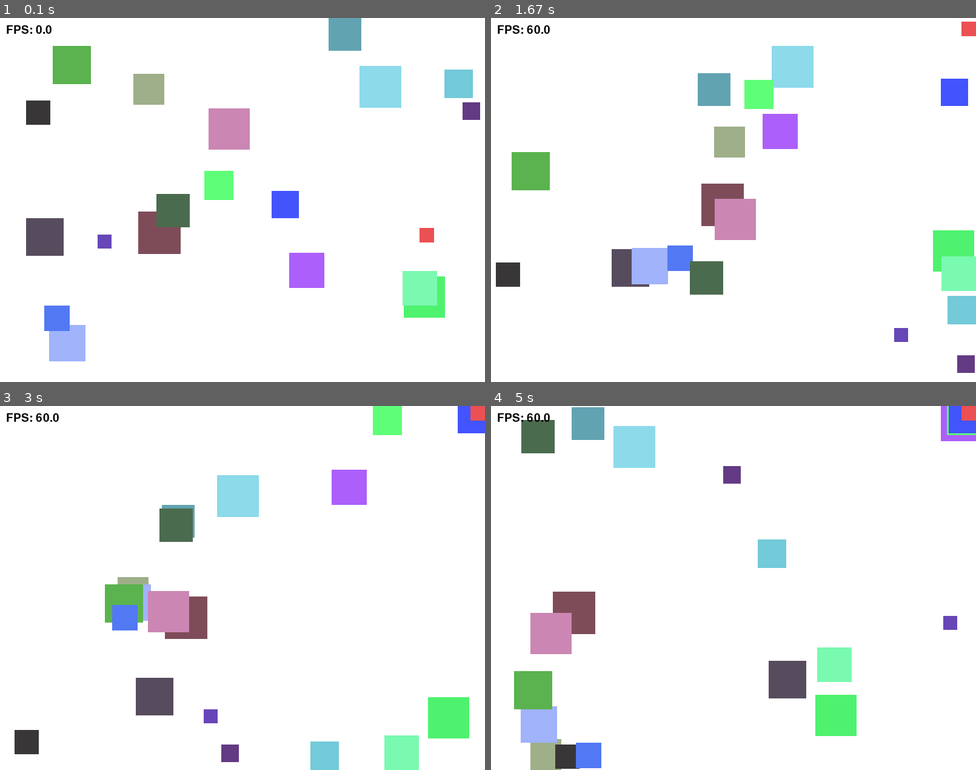
Above: before the commit, frames 1-4 (two rows, left to right).
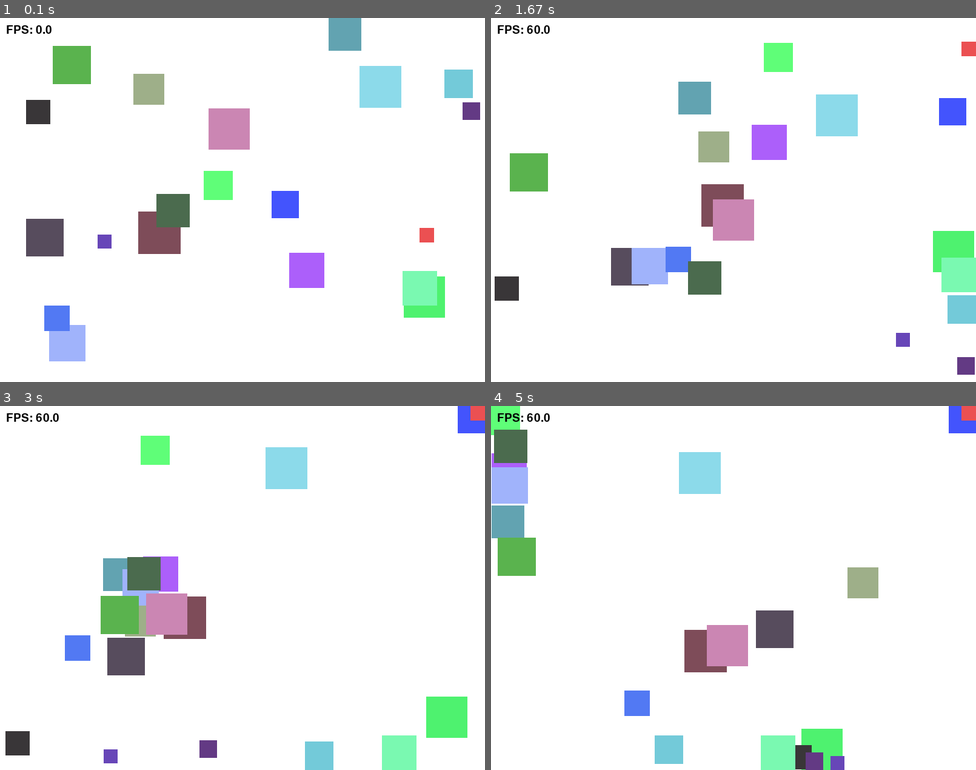
Above: after the commit, the same moments.

Repository: kangyoussef95-max/lab8-pygame
Game: pygame game, started from main.py
The game is run twice, just before and just after one commit, with the same random seed, the same clock (stepped at 60 frames per second) and the same inputs.
Inputs:
- Up to frame 1 (0.1 s): no input
- Up to frame 2 (1.67 s): no input
- Up to frame 3 (3 s): no input
- Up to frame 4 (5 s): no input

The runs differ from the first frame. In frame 1, less than 0.1% of the frame differs, in the area x 5-49%, y 22-66%; in frame 2, 6.8%; in frame 3, 10%; in frame 4, 19%, in the area x 0-100%, y 0-100%.

Commit message:
exam: init - MY_EXAM.md

Diff:
--- /dev/null
+++ b/boids_exam.py
@@ -0,0 +1,217 @@
+import pygame
+import random
+import math
+from typing import List, Tuple
+
+
+class Config:
+    WIDTH: int = 800
+    HEIGHT: int = 600
+
+    NUM_BOIDS: int = 200
+    BOID_SIZE: int = 5
+    BOID_SPEED_MIN: int = 200  # Pixels per second
+    BOID_SPEED_MAX: int = 300  # Pixels per second
+
+    # TODO: Use the following parameters to implement the three main boid behaviors: separation, alignment, and cohesion
+    # Use the *_DISTANCE parameters in the _separation, _alignment, and _cohesion methods to determine which nearby boids to consider for each behavior.
+    # Use the *_STEER_STRENGTH parameters when applying the steering forces in the update() method.
+    # You may have to adjust these parameters to get good results, but they should be a good starting point for tuning the behaviors.
+
+    # Separation is the behavior where boids steer away from nearby boids to avoid crowding
+    SEPARATION_ON: bool = False  # Toggle separation behavior on/off
+    SEPARATION_DISTANCE: int = BOID_SIZE * 15  # Minimum distance to maintain from other boids
+    SEPARATION_STEER_STRENGTH: float = 5 # How strongly boids steer away from neighbors (vector-based)
+
+    # Alignment is the behavior where boids steer toward the average direction of nearby boids
+    ALIGNEMENT_ON: bool = False  # Toggle alignment behavior on/off
+    ALIGNMENT_DISTANCE: int = BOID_SIZE * 100  # Distance within which to consider neighbors for alignment
+    ALIGNEMENT_STEER_STRENGTH: float = .8  # How strongly boids steer toward average direction of neighbors (vector-based)
+
+    # Cohesion is the behavior where boids steer toward the average position of nearby boids
+    COHESION_ON: bool = False  # Toggle cohesion behavior on/off
+    COHESION_DISTANCE: int = BOID_SIZE * 50  # Distance within which to consider neighbors for cohesion
+    COHESION_STEER_STRENGTH: float = 5  # How strongly boids steer toward center of mass of neighbors (vector-based)
+
+    # Wall warp or bounce
+    WALL_BEHAVIOR: str = "bounce"  # "wrap" or "bounce"
+
+
+
+config = Config()
+
+# Main Boid class representing each boid in the simulation
+class Boid:
+    def __init__(self) -> None:
+        self.x: float = random.randint(0, config.WIDTH)
+        self.y: float = random.randint(0, config.HEIGHT)
+        self.speed: float = random.uniform(config.BOID_SPEED_MIN, config.BOID_SPEED_MAX)
+        angle: float = random.uniform(0, 2 * math.pi)
+        self.vx: float = self.speed * math.cos(angle)
+        self.vy: float = self.speed * math.sin(angle)
+
+
+    # TODO: Implement speed clamping to ensure boids don't exceed max speed
+    def _clampSpeed(self) -> None:
+        pass
+
+    # TODO: Implement Screen Wrapping
+    # Screen wrapping: if a boid goes off one edge of the screen,
+    # it should reappear on the opposite edge
+    def _screen_wrap(self) -> None:
+        pass
+
+    # Default wall behavior is bounce: if a boid hits the edge of the screen,
+    # it should bounce back in the opposite direction
+    def _screen_bounce(self) -> None:
+        if self.x < config.BOID_SIZE or self.x > config.WIDTH - config.BOID_SIZE:
+            self.vx = -self.vx
+            self.x = max(config.BOID_SIZE, min(self.x, config.WIDTH - config.BOID_SIZE))
+        if self.y < config.BOID_SIZE or self.y > config.HEIGHT - config.BOID_SIZE:
+            self.vy = -self.vy
+            self.y = max(config.BOID_SIZE, min(self.y, config.HEIGHT - config.BOID_SIZE))
+
+    # TODO: Implement Random Steering of the velocity vector to create more natural movement
+    def _random_steer(self, spread: float = 0.2) -> None:
+        # # Randomly steer a bit to create more natural movement
+        pass
+
+
+    # TODO: Implement the three main boid behaviors: separation, alignment, and cohesion
+
+    # Separation: steer away from nearby boids to avoid crowding:
+    # _separation returns a vector pointing away from nearby boids
+    # Explanation: For each nearby boid, calculate a vector pointing away from it,
+    # inversely proportional to the distance.
+    # Then sum these vectors to get the overall separation steering force.
+    def _separation(self, boids: List['Boid']) -> pygame.Vector2:
+        steer : pygame.Vector2 = pygame.Vector2(0, 0)
+        return steer
+
+    # Alignment: steer toward the average direction of nearby boids:
+    # _alignment returns a vector pointing in the average direction of nearby boids
+    # Explanation: For each nearby boid, get its velocity vector and sum them up.
+    # Then divide by the number of nearby boids to get the average velocity,
+    # and subtract the current boid's velocity to get the alignment steering force.
+    def _alignment(self, boids: List['Boid']) -> pygame.Vector2:
+        steer : pygame.Vector2 = pygame.Vector2(0, 0)
+        return steer
+
+    # Cohesion: steer toward the average position of nearby boids:
+    # _cohesion returns a vector pointing toward the average position of nearby boids
+    # Explanation: For each nearby boid, get its position and sum them up.
+    # Then divide by the number of nearby boids to get the average position,
+    # and subtract the current boid's position to get the cohesion steering force.
+    def _cohesion(self, boids: List['Boid']) -> pygame.Vector2:
+        steer : pygame.Vector2 = pygame.Vector2(0, 0)
+        return steer
+
+
+    # TODO: Use _random_steer, _separation, _alignment and _cohesion in update()
+    def update(self, boids: List['Boid'], dt: int) -> None:
+        # dt is in milliseconds, convert to seconds for physics calculations, when applying steering forces
+        # and the speed which are in pixels per second
+        dt_seconds: float = dt / 1000.0
+
+        # TODO: Use _random_steer, _separation, _alignment and _cohesion in update()
+        # Explanation:
+        # Use the _separation, _alignment, and _cohesion methods to calculate the steering forces based on nearby boids.
+        # Use the flags in the Config class to determine which behaviors are active
+        # and apply the corresponding steering forces to the boid's velocity
+        # using the defined strengths (*_STEER_STRENGTH) for each behavior.
+
+        self._random_steer()
+
+        # Update the boid's position based on its velocity.
+        self.x += self.vx * dt_seconds
+        self.y += self.vy * dt_seconds
+
+        # Last, handle wall behavior (bounce or wrap)
+        if config.WALL_BEHAVIOR == "bounce":
+            self._screen_bounce()
+        else:
+            self._screen_wrap()
+
+
+    # Draw boid as a triangle pointing in the direction of velocity
+    def draw(self, screen: pygame.Surface) -> None:
+        arrow_spread_angle: float = 2.5  # Radians between the two back points of the triangle
+        angle: float = math.atan2(self.vy, self.vx)
+        points: List[Tuple[float, float]] = [
+            (self.x + math.cos(angle) * config.BOID_SIZE, self.y + math.sin(angle) * config.BOID_SIZE),
+            (self.x + math.cos(angle + arrow_spread_angle) * config.BOID_SIZE, self.y + math.sin(angle + arrow_spread_angle) * config.BOID_SIZE),
+            (self.x + math.cos(angle - arrow_spread_angle) * config.BOID_SIZE, self.y + math.sin(angle - arrow_spread_angle) * config.BOID_SIZE),
+        ]
+        pygame.draw.polygon(screen, (255, 255, 255), points)
+
+# Draw HUD (Heads Up Display) with FPS and behavior statuses
+def draw_hud(screen: pygame.Surface, font: pygame.font.Font, config: Config, fps: float) -> None:
+    # Draw separation status and alignment and FPS on the screen
+    text: str = f"FPS: {fps:.2f}   (Press 'ESC' or 'Q' to quit)"
+    img: pygame.Surface = font.render(text, True, (255, 255, 255))
+    screen.blit(img, (10, 10))
+    text: str = f"Separation: {'ON' if config.SEPARATION_ON else 'OFF'} - Press 'S' to toggle"
+    img = font.render(text, True, (255, 255, 255))
+    screen.blit(img, (10, 25))
+    text: str = f"Alignment: {'ON' if config.ALIGNEMENT_ON else 'OFF'} - Press 'A' to toggle"
+    img = font.render(text, True, (255, 255, 255))
+    screen.blit(img, (10, 40))
+    text: str = f"Cohesion: {'ON' if config.COHESION_ON else 'OFF'} - Press 'C' to toggle"
+    img = font.render(text, True, (255, 255, 255))
+    screen.blit(img, (10, 55))
+    text: str = f"Wall Behavior: {config.WALL_BEHAVIOR.capitalize()} - Press 'W' to toggle"
+    img = font.render(text, True, (255, 255, 255))
+    screen.blit(img, (10, 70))
+
+
+# Main function to run the simulation
+def run_simulation() -> None:
+
+    # Initialize Pygame and create screen, clock, and font
+    pygame.init()
+    screen: pygame.Surface = pygame.display.set_mode((Config.WIDTH, Config.HEIGHT))
+    clock: pygame.time.Clock = pygame.time.Clock()
+    font: pygame.font.Font = pygame.font.SysFont(None, 18)
+
+    # Create boids
+    boids: List[Boid] = [Boid() for _ in range(Config.NUM_BOIDS)]
+
+    # Main loop
+    running: bool = True
+    while running:
+        dt: int = clock.tick(60)  # Elapsed time in milliseconds since last frame
+        fps: float = clock.get_fps() # Current frames per second
+
+        # Screen clearing
+        screen.fill((0, 0, 0))
+
+        # Handle events
+        for event in pygame.event.get():
+            if event.type == pygame.QUIT:
+                running = False
+            if event.type == pygame.KEYDOWN:
+                if event.key == pygame.K_ESCAPE or event.key == pygame.K_q:
+                    running = False
+                if event.key == pygame.K_s:
+                    config.SEPARATION_ON = not config.SEPARATION_ON
+                if event.key == pygame.K_a:
+                    config.ALIGNEMENT_ON = not config.ALIGNEMENT_ON
+                if event.key == pygame.K_c:
+                    config.COHESION_ON = not config.COHESION_ON
+                if event.key == pygame.K_w:
+                    config.WALL_BEHAVIOR = "bounce" if config.WALL_BEHAVIOR == "wrap" else "wrap"
+
+        # Update and draw boids in one loop
+        for boid in boids:
+            boid.update(boids, dt)
+            boid.draw(screen)
+
+        # Draw HUD (Heads Up Display) with FPS and behavior statuses
+        draw_hud(screen, font, config, fps)
+        pygame.display.flip()
+
+    pygame.quit()
+
+# Main entry point to run the simulation
+if __name__ == "__main__":
+    run_simulation()
--- a/main.py
+++ b/main.py
@@ -18,8 +18,8 @@
 JITTER_ENABLED: bool = True
 FLEE_RADIUS: int = 150
 FLEE_STRENGTH: float = 0.25
-chase_RADIUS: int = 150
-chase_STRENGTH: float = 0.25
+CHASE_RADIUS: int = 150
+CHASE_STRENGTH: float = 0.25
 BASELINE_FPS: float = 60.0
 MIN_LIFESPAN: float = 30.0
 MAX_LIFESPAN: float = 180.0
@@ -54,8 +54,8 @@
         self.age: float = 0.0
         self.lifespan: float = random.uniform(MIN_LIFESPAN, MAX_LIFESPAN)
 
-        # Bigger squares are slower.
-        # Guard against divide-by-zero if min and max size are equal.
+        # Bigger squares get a lower speed cap so size and motion stay easy to compare.
+        # Guard against divide-by-zero if the size range collapses to one value.
         if MAX_SQUARE_SIZE == MIN_SQUARE_SIZE:
             self.max_speed: float = MAX_SPEED
         else:
@@ -84,39 +84,30 @@
         return SquareSnapshot(owner=self, x=self.x, y=self.y, size=self.size)
 
     def update_age(self, delta_time: float) -> None:
-        """Stub: track this square's elapsed lifetime."""
-        # TODO: Increase self.age by delta_time each frame.
+        """Increase this square's elapsed lifetime."""
         self.age += delta_time
 
     def is_dead(self) -> bool:
-        """Stub: decide whether this square reached end of life."""
-        # TODO: Return True when self.age >= self.lifespan.
-        if self.age >= self.lifespan:
-            return True
-        return False
+        """Return True when this square reaches the end of its lifespan."""
+        return self.age >= self.lifespan
 
     def should_apply_jitter(self, delta_time: float) -> bool:
-        """Stub: decide whether to jitter this frame or skip it."""
-        # TODO: Return True/False based on your strategy (every frame, or every now and then).
+        """Decide whether this square should jitter on the current frame."""
         if delta_time <= 0:
             return False
 
-        # Keep the original 10% chance at 60 FPS, but make it time-scaled.
+        # Keep the original 10% chance at 60 FPS, but scale it by elapsed time.
         chance_per_second = 0.1 * BASELINE_FPS
         chance_this_frame = min(1.0, chance_per_second * delta_time)
         return random.random() < chance_this_frame
 
     def compute_jitter_rotation(self, delta_time: float) -> float:
-        """Stub: return a small rotation angle in radians."""
-        # TODO: Return a small random angle, e.g. between -max_angle and +max_angle.
+        """Return a small random rotation angle in radians."""
         max_angle_degrees = 5.0 * delta_time * BASELINE_FPS
         return math.radians(random.uniform(-max_angle_degrees, max_angle_degrees))
 
     def rotate_velocity(self, angle_radians: float) -> None:
-        """Stub: rotate (vx, vy) by angle_radians while preserving speed."""
-        # TODO: Use a 2D rotation matrix to rotate self.vx/self.vy.
-        # vx' = vx*cos(a) - vy*sin(a)
-        # vy' = vx*sin(a) + vy*cos(a)
+        """Rotate (vx, vy) by angle_radians while preserving speed."""
         cos_a = math.cos(angle_radians)
         sin_a = math.sin(angle_radians)
 
@@ -127,174 +118,130 @@
         self.vy = new_vy
 
     def apply_jitter(self, delta_time: float) -> None:
-        """Stub: apply jitter as a small rotation of the speed vector."""
+        """Apply jitter as a small rotation of the speed vector."""
         if not JITTER_ENABLED:
             return
 
-        # TODO: If should_apply_jitter() is True, compute angle and rotate velocity.
-        # if self.should_apply_jitter():
-        #     angle = self.compute_jitter_rotation()
-        #     self.rotate_velocity(angle)
         if self.should_apply_jitter(delta_time):
             angle = self.compute_jitter_rotation(delta_time)
             self.rotate_velocity(angle)
 
     def clamp_speed(self) -> None:
-        """Clamp total velocity magnitude so it does not exceed this square's max_speed."""
+        """Clamp total velocity magnitude so it does not exceed the speed cap."""
         speed = math.hypot(self.vx, self.vy)
         if speed > self.max_speed and speed > 0:
             scale = self.max_speed / speed
             self.vx *= scale
             self.vy *= scale
 
-    def apply_fleeing(self, all_squares: list[SquareSnapshot], delta_time: float) -> None:
-        """Stub: push this square away from nearby larger squares."""
-        # TODO: Compute the center of this square.
-        # center_x = self.x + self.size / 2
-        # center_y = self.y + self.size / 2
+    def _random_unit_direction(self) -> tuple[float, float]:
+        """Return a safe random unit vector for overlap cases."""
+        direction_x: float = random.uniform(-1, 1)
+        direction_y: float = random.uniform(-1, 1)
+        length: float = math.hypot(direction_x, direction_y)
+
+        while length < 0.0001:
+            direction_x = random.uniform(-1, 1)
+            direction_y = random.uniform(-1, 1)
+            length = math.hypot(direction_x, direction_y)
+
+        return direction_x / length, direction_y / length
+
+    def _find_closest_target(
+        self,
+        all_squares: list[SquareSnapshot],
+        radius: float,
+        *,
+        seek_larger: bool,
+    ) -> tuple[float, float, float, float] | None:
+        """Find the nearest relevant square and the direction to use for it."""
         center_x: float = self.x + self.size / 2
         center_y: float = self.y + self.size / 2
 
-        closest_distance: float = FLEE_RADIUS + 1
-        closest_flee_x: float = 0.0
-        closest_flee_y: float = 0.0
+        closest_distance: float = radius + 1
+        closest_direction_x: float = 0.0
+        closest_direction_y: float = 0.0
         closest_size_difference: float = 0.0
 
-        # TODO: Loop through all_squares and skip self.
-        # for other in all_squares:
-        #     if other is self:
-        #         continue
         for other in all_squares:
             if other.owner is self:
                 continue
 
-            # TODO: Ignore squares that are the same size or smaller.
-            # if other.size <= self.size:
-            #     continue
-            if other.size <= self.size:
+            if seek_larger:
+                if other.size <= self.size:
+                    continue
+                other_center_x: float = other.x + other.size / 2
+                other_center_y: float = other.y + other.size / 2
+                dx: float = center_x - other_center_x
+                dy: float = center_y - other_center_y
+                size_difference: float = other.size - self.size
+            else:
+                if other.size >= self.size:
+                    continue
+                other_center_x = other.x + other.size / 2
+                other_center_y = other.y + other.size / 2
+                dx = other_center_x - center_x
+                dy = other_center_y - center_y
+                size_difference = self.size - other.size
+
+            distance: float = math.hypot(dx, dy)
+            if distance > radius:
                 continue
 
-            # TODO: Compute dx, dy, and distance between square centers.
-            # dx = center_x - other_center_x
-            # dy = center_y - other_center_y
-            # distance = math.hypot(dx, dy)
-            other_center_x: float = other.x + other.size / 2
-            other_center_y: float = other.y + other.size / 2
-            dx: float = center_x - other_center_x
-            dy: float = center_y - other_center_y
-            distance: float = math.hypot(dx, dy)
-
-            # TODO: Only consider threats within FLEE_RADIUS.
-            # if distance > FLEE_RADIUS:
-            #     continue
-            if distance > FLEE_RADIUS:
-                continue
-
-            # TODO: Handle distance == 0 with a tiny random direction.
-            # if distance == 0:
-            #     # pick a small random vector and normalize it
-            #     pass
             if distance == 0:
-                flee_x: float = random.uniform(-1, 1)
-                flee_y: float = random.uniform(-1, 1)
-                random_length: float = math.hypot(flee_x, flee_y)
-
-                while random_length < 0.0001:
-                    flee_x = random.uniform(-1, 1)
-                    flee_y = random.uniform(-1, 1)
-                    random_length = math.hypot(flee_x, flee_y)
-
-                flee_x /= random_length
-                flee_y /= random_length
+                direction_x, direction_y = self._random_unit_direction()
             else:
-                flee_x: float = dx / distance
-                flee_y: float = dy / distance
-
-            # TODO: Track the closest threat and remember its flee direction.
+                direction_x = dx / distance
+                direction_y = dy / distance
+
             if distance < closest_distance:
                 closest_distance = distance
-                closest_flee_x = flee_x
-                closest_flee_y = flee_y
-                closest_size_difference = other.size - self.size
-
-        # TODO: Use the closest threat to compute flee strength.
-        # strength = ...
-        if closest_distance <= FLEE_RADIUS:
-            proximity: float = 1 - (closest_distance / FLEE_RADIUS)
-            strength_per_second: float = closest_size_difference * proximity * FLEE_STRENGTH
-            strength: float = strength_per_second * delta_time * BASELINE_FPS
-
-            # TODO: Add the flee vector to self.vx and self.vy.
-            self.vx += closest_flee_x * strength
-            self.vy += closest_flee_y * strength
-
-        # NOTE: clamp_speed() in update() will keep the velocity from getting too large.
-        return
-
-    def apply_chaseing(self, all_squares: list[SquareSnapshot], delta_time: float) -> None:
+                closest_direction_x = direction_x
+                closest_direction_y = direction_y
+                closest_size_difference = size_difference
+
+        if closest_distance <= radius:
+            return (
+                closest_distance,
+                closest_direction_x,
+                closest_direction_y,
+                closest_size_difference,
+            )
+
+        return None
+
+    def apply_fleeing(self, all_squares: list[SquareSnapshot], delta_time: float) -> None:
+        """Push this square away from nearby larger squares."""
+        target = self._find_closest_target(all_squares, FLEE_RADIUS, seek_larger=True)
+        if target is None:
+            return
+
+        closest_distance, flee_x, flee_y, closest_size_difference = target
+        proximity: float = 1 - (closest_distance / FLEE_RADIUS)
+        strength_per_second: float = closest_size_difference * proximity * FLEE_STRENGTH
+        strength: float = strength_per_second * delta_time * BASELINE_FPS
+
+        self.vx += flee_x * strength
+        self.vy += flee_y * strength
+
+    def apply_chasing(self, all_squares: list[SquareSnapshot], delta_time: float) -> None:
         """Move this square toward nearby smaller squares."""
-        center_x: float = self.x + self.size / 2
-        center_y: float = self.y + self.size / 2
-
-        closest_distance: float = chase_RADIUS + 1
-        closest_chase_x: float = 0.0
-        closest_chase_y: float = 0.0
-        closest_size_difference: float = 0.0
-
-        for other in all_squares:
-            if other.owner is self:
-                continue
-
-            # Only chase smaller squares.
-            if other.size >= self.size:
-                continue
-
-            other_center_x: float = other.x + other.size / 2
-            other_center_y: float = other.y + other.size / 2
-            dx: float = other_center_x - center_x
-            dy: float = other_center_y - center_y
-            distance: float = math.hypot(dx, dy)
-
-            if distance > chase_RADIUS:
-                continue
-
-            if distance == 0:
-                chase_x: float = random.uniform(-1, 1)
-                chase_y: float = random.uniform(-1, 1)
-                random_length: float = math.hypot(chase_x, chase_y)
-
-                while random_length < 0.0001:
-                    chase_x = random.uniform(-1, 1)
-                    chase_y = random.uniform(-1, 1)
-                    random_length = math.hypot(chase_x, chase_y)
-
-                chase_x /= random_length
-                chase_y /= random_length
-            else:
-                chase_x = dx / distance
-                chase_y = dy / distance
-
-            if distance < closest_distance:
-                closest_distance = distance
-                closest_chase_x = chase_x
-                closest_chase_y = chase_y
-                closest_size_difference = self.size - other.size
-
-        if closest_distance <= chase_RADIUS:
-            proximity: float = 1 - (closest_distance / chase_RADIUS)
-            strength_per_second: float = (
-                closest_size_difference * proximity * chase_STRENGTH
-            )
-            strength: float = strength_per_second * delta_time * BASELINE_FPS
-
-            self.vx += closest_chase_x * strength
-            self.vy += closest_chase_y * strength
-        return
+        target = self._find_closest_target(all_squares, CHASE_RADIUS, seek_larger=False)
+        if target is None:
+            return
+
+        closest_distance, chase_x, chase_y, closest_size_difference = target
+        proximity: float = 1 - (closest_distance / CHASE_RADIUS)
+        strength_per_second: float = closest_size_difference * proximity * CHASE_STRENGTH
+        strength: float = strength_per_second * delta_time * BASELINE_FPS
+
+        self.vx += chase_x * strength
+        self.vy += chase_y * strength
 
     def update(self, all_squares: list[SquareSnapshot], delta_time: float) -> None:
         """Update the square's position and bounce off walls."""
         self.update_age(delta_time)
-        self.apply_chaseing(all_squares, delta_time)
+        self.apply_chasing(all_squares, delta_time)
         self.apply_fleeing(all_squares, delta_time)
         self.apply_jitter(delta_time)
         self.clamp_speed()
Not shown, added: .github/agents/architecture-graphs.agent.md
Not shown, changed: .github/agents/code-explorer.agent.md
Not shown, added: .github/agents/flash-quiz-site.agent.md
Not shown, added: .github/agents/light-refactoring.agent.md
Not shown, changed: JOURNAL.md
Not shown, added: MY_EXAM.md
Not shown, added: docs/architecture.html
Not shown, added: docs/architecture.md
Not shown, added: docs/study_tool.html
Not shown, added: refactoring.plan.md
